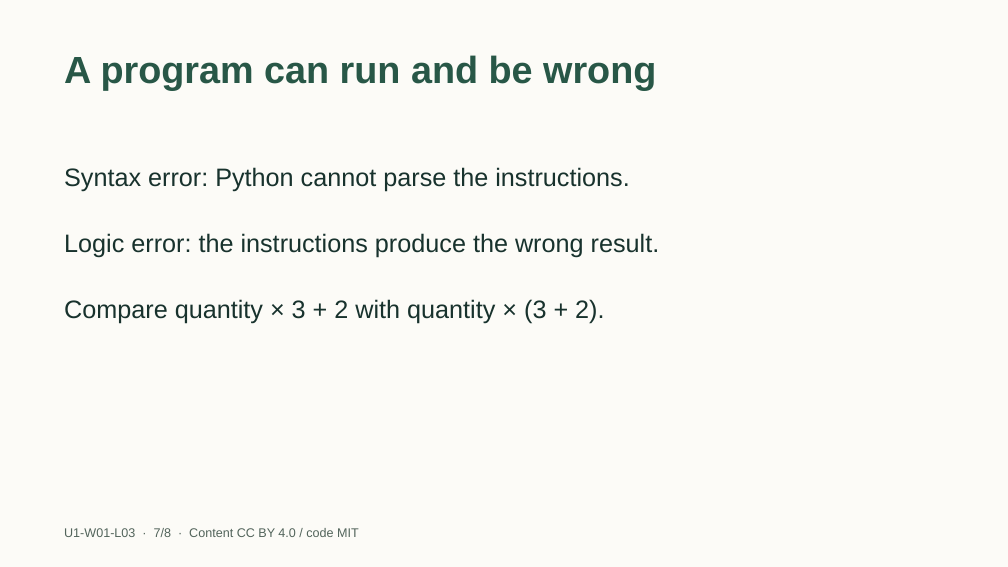
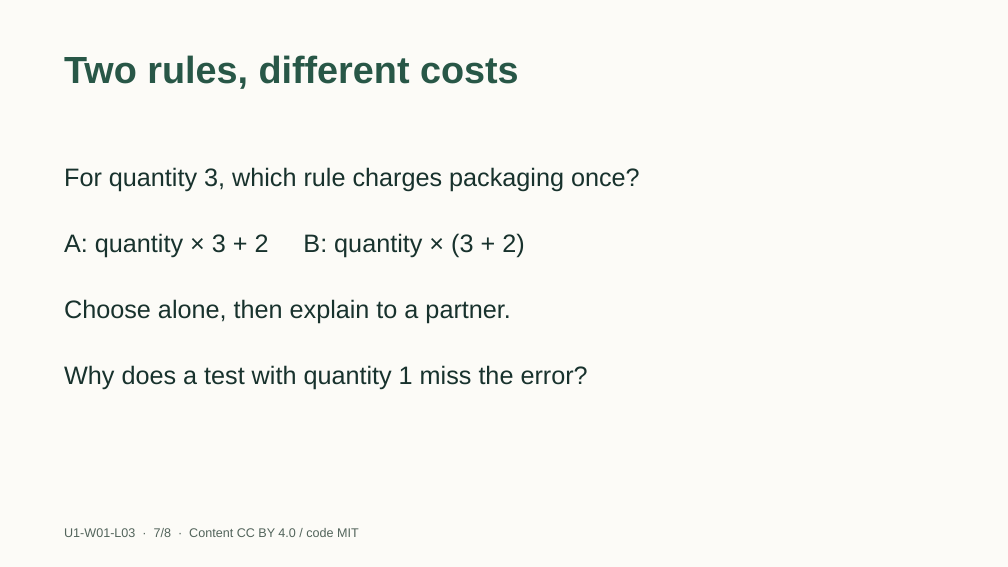
Before and after one commit to EdugenIO/cs-atar-textbook, a slide deck: slide 7 of dist/slides/u1-w01-l03.pptx. Drawn at 1008x567 pixels with LibreOffice and Linux fonts; fonts in the diff are those of the drawing. Boxes give left, top, right and bottom in pixels: in the first picture for what was removed or moved away, otherwise in the second. Text is boxed around its words. In the diff, an @@ line names an element or a change of style, - is before the commit and + after.

```diff
--- a/dist/slides/u1-w01-l03.pptx
+++ b/dist/slides/u1-w01-l03.pptx
@@ title at [64,55,519,89]: text changed @@
-A program can run and be wrong
+Two rules, different costs
@@ text at [64,167,640,192]: text changed @@
-Syntax error: Python cannot parse the instructions.
+For quantity 3, which rule charges packaging once?
@@ text at [64,233,524,258]: text changed @@
-Compare quantity × 3 + 2 with quantity × (3 + 2).
+A: quantity × 3 + 2 B: quantity × (3 + 2)
@@ text removed at [64,233,660,258] @@
-Logic error: the instructions produce the wrong result.
@@ text added at [64,299,510,324], 24 pt, text #18322D @@
+Choose alone, then explain to a partner.
@@ text added at [64,365,588,390], 24 pt, text #18322D @@
+Why does a test with quantity 1 miss the error?
```
Also in this commit, not shown: 1 other slide changed, 12 other files.
